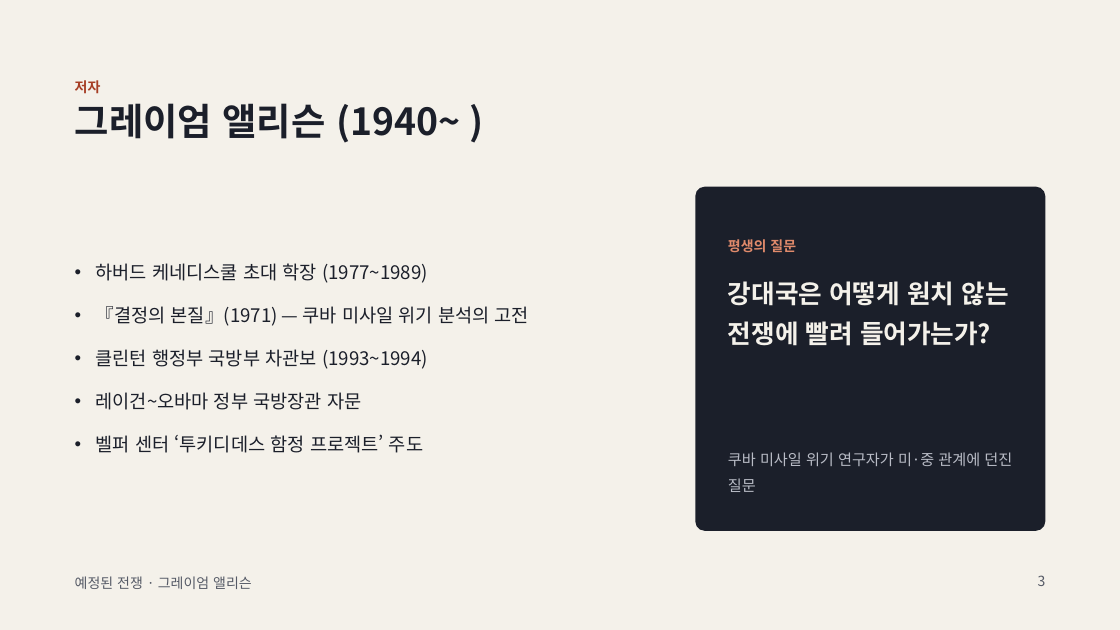
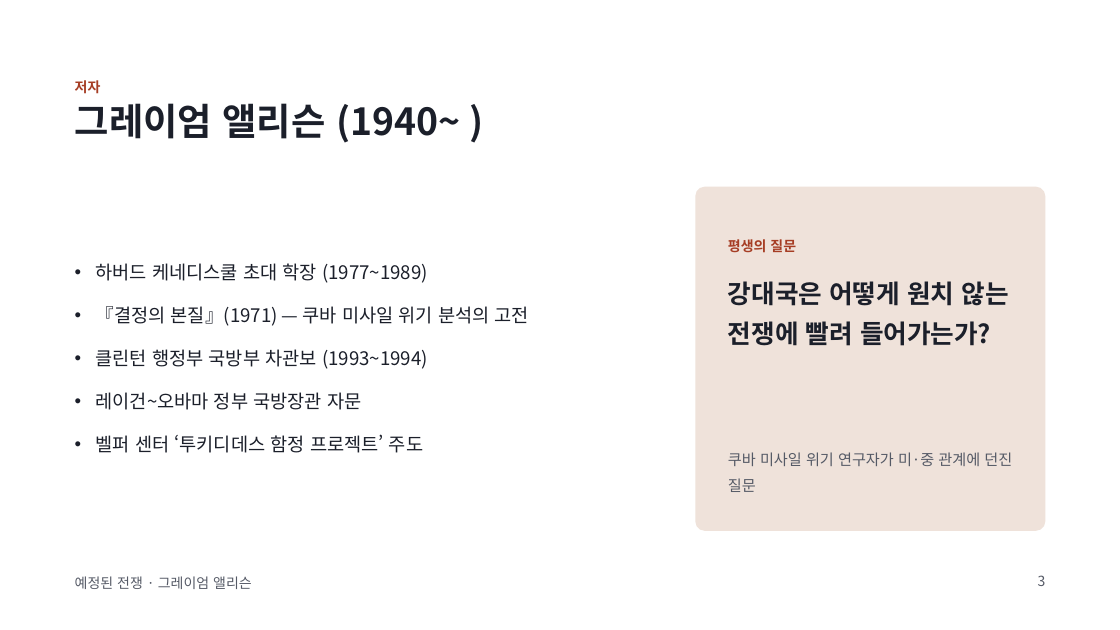
Before and after one commit to hpark1947/Politics, a slide deck: slide 3 of 발표자료/예정된 전쟁.pptx. Drawn at 1120x630 pixels with LibreOffice and Linux fonts; fonts in the diff are those of the drawing. Boxes give left, top, right and bottom in pixels: in the first picture for what was removed or moved away, otherwise in the second. Text is boxed around its words. In the diff, an @@ line names an element or a change of style, - is before the commit and + after.

```diff
--- a/발표자료/예정된 전쟁.pptx
+++ b/발표자료/예정된 전쟁.pptx
@@ background #F4F1EA to #FFFFFF @@
@@ rounded rectangle at bbox=[696, 187, 1046, 531]: fill #1B1F2A to #EFE2DA @@
@@ text "평생의 질문" at bbox=[728, 239, 796, 253]: text colour #E08A6B to #A63D24 @@
@@ text "강대국은 어떻게 원치 않는 전쟁에 ..." at bbox=[728, 281, 1009, 346]: text colour #F4F1EA to #1B1F2A @@
@@ text "쿠바 미사일 위기 연구자가 미·중 ..." at bbox=[728, 452, 1012, 492]: text colour #B9BCC6 to #555A66 @@
```
Also in this commit, not shown: 19 other slides changed.
